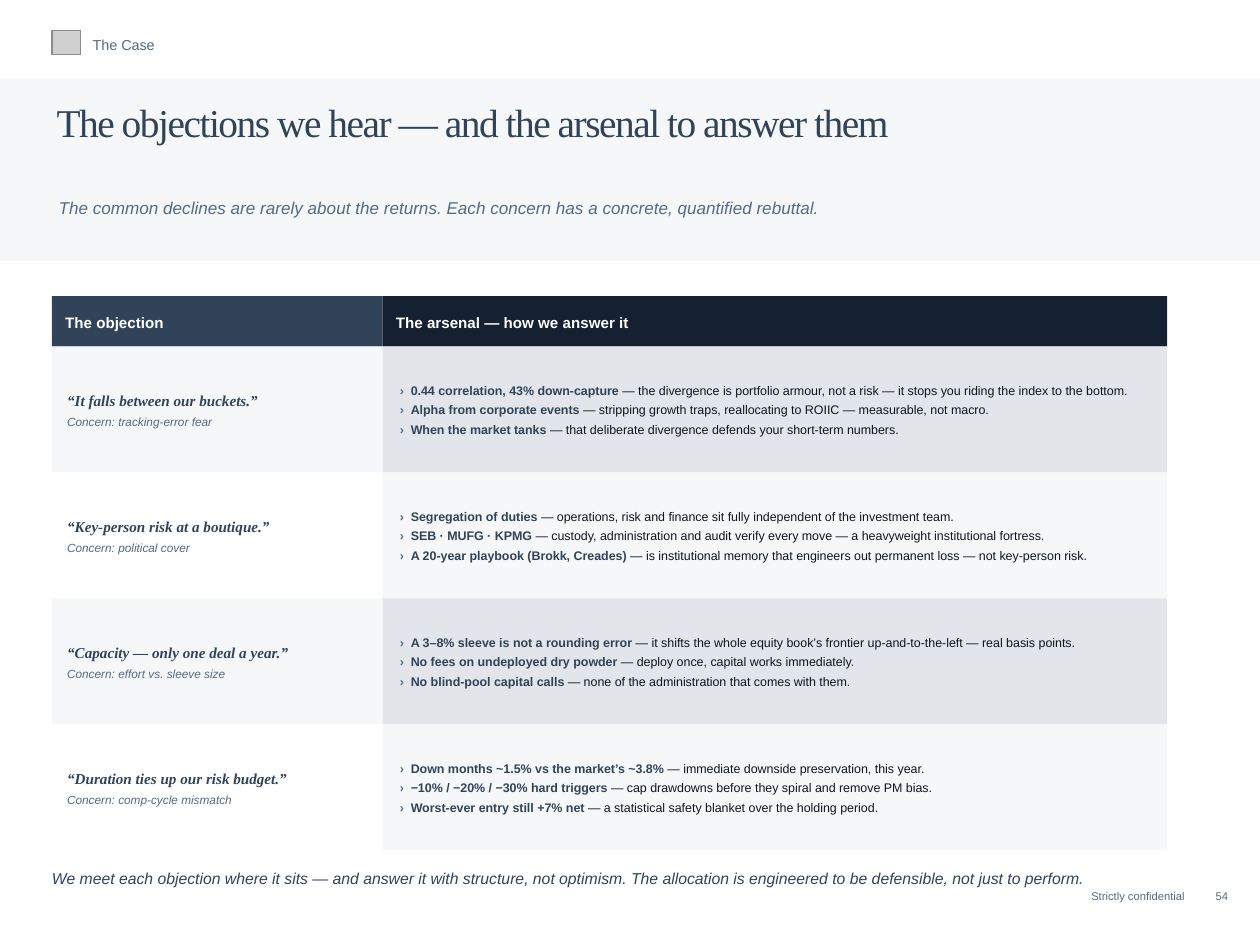
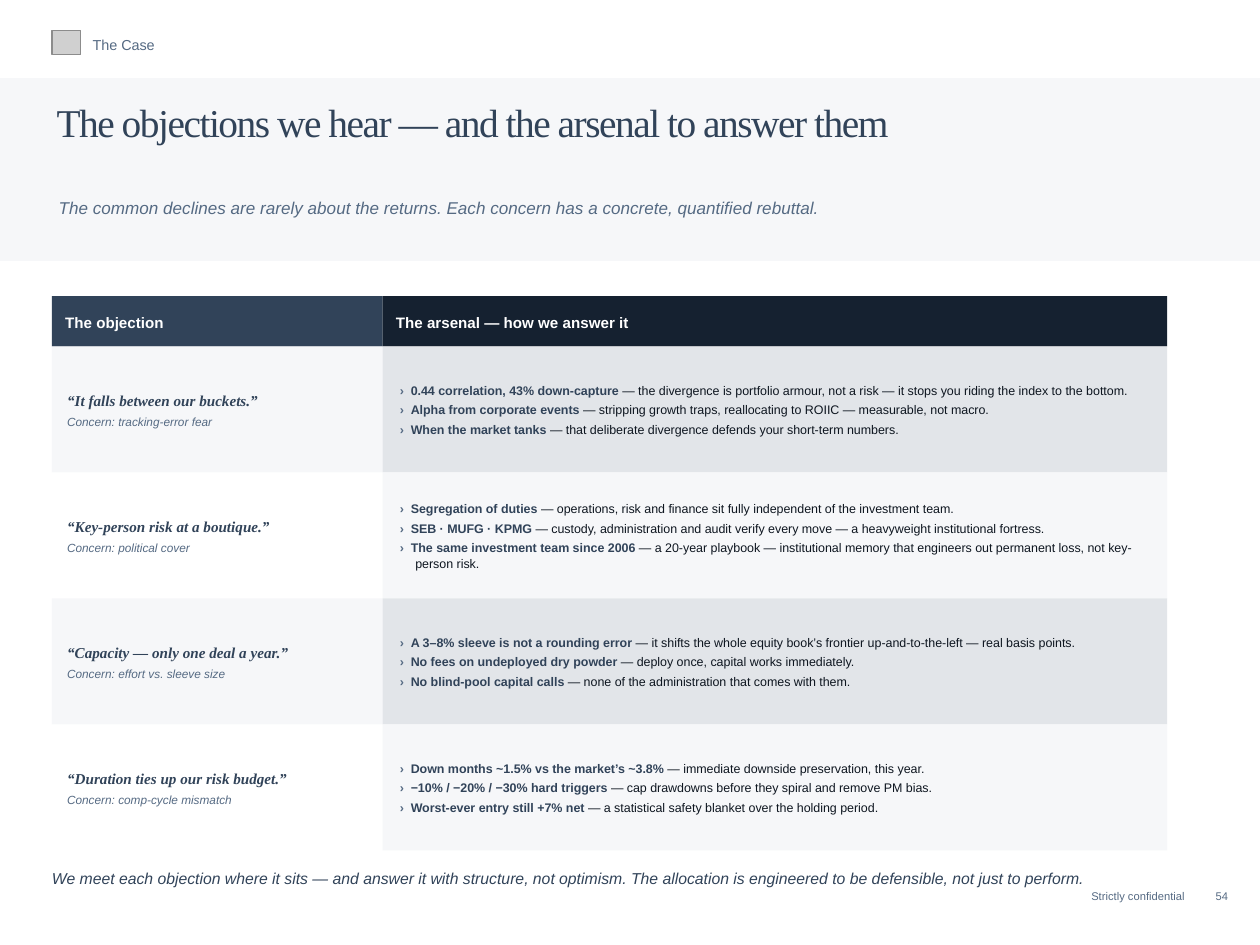
Before and after one commit to charette-lab/Claude, a slide deck: slide 57 of Athanase_Engaged_Ownership_Allocator_Deck.pptx. Drawn at 1260x945 pixels with LibreOffice and Linux fonts; fonts in the diff are those of the drawing; grey boxes stand for pictures. Boxes give left, top, right and bottom in pixels: in the first picture for what was removed or moved away, otherwise in the second. Text is boxed around its words. In the diff, an @@ line names an element or a change of style, - is before the commit and + after.

```diff
--- a/Athanase_Engaged_Ownership_Allocator_Deck.pptx
+++ b/Athanase_Engaged_Ownership_Allocator_Deck.pptx
@@ text at box(411, 543, 1131, 571): text changed @@
-› A 20-year playbook (Brokk, Creades) — is institutional memory that engineers out permanent loss — not key-person risk.
+› The same investment team since 2006 — a 20-year playbook — institutional memory that engineers out permanent loss, not key-person risk.
```
Also in this commit, not shown: 1 other file.
